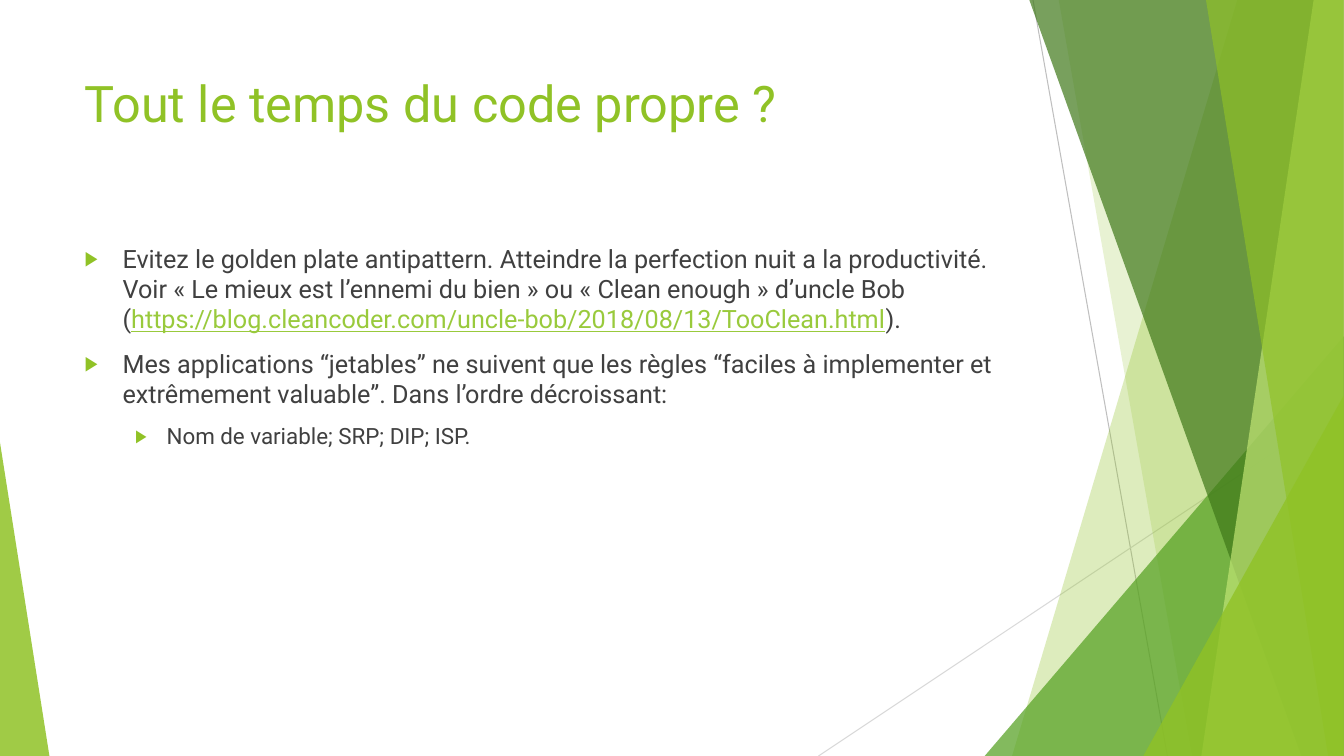
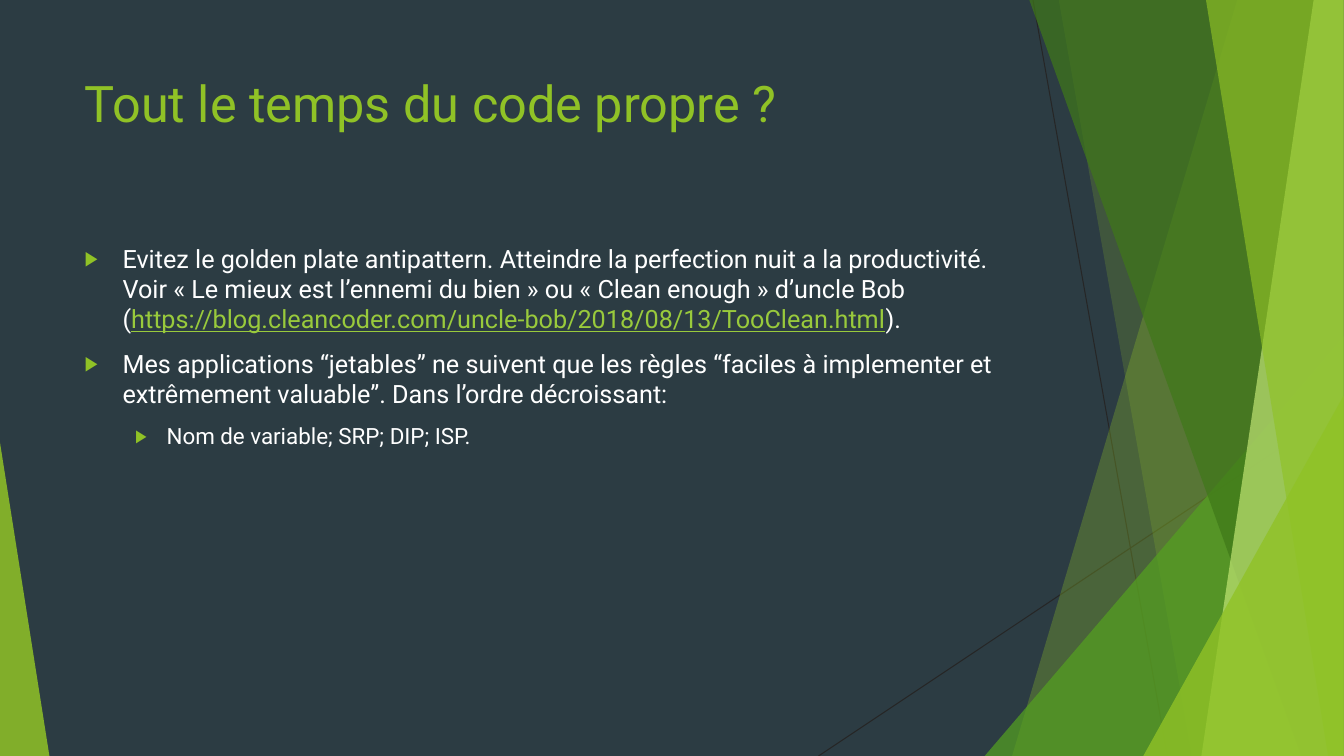
Before and after one commit to worming004/SimpleIsNotEasy, a slide deck: slide 33 of PPT/Easy != Simple.pptx. Drawn at 1344x756 pixels with LibreOffice and Linux fonts; fonts in the diff are those of the drawing. Boxes give left, top, right and bottom in pixels: in the first picture for what was removed or moved away, otherwise in the second. Text is boxed around its words. In the diff, an @@ line names an element or a change of style, - is before the commit and + after.

```diff
--- a/PPT/Easy != Simple.pptx
+++ b/PPT/Easy != Simple.pptx
@@ background #FFFFFF to #2C3C43 @@
@@ line (1033, 0) - (1168, 756): stroke #BFBFBF 0.75 pt to #262626 0.75 pt @@
@@ text "Evitez le golden plate antipattern. ..." at <box>123,249,992,447</box>: text colour #404040 to #FFFFFF in "Evitez le golden plate antipattern. Atteindre la ...", "Mes applications “jetables” ne suivent que les ...", "Nom de variable; SRP; DIP; ISP." @@
@@ line (1344, 406) - (819, 756): stroke #D9D9D9 0.75 pt to #262626 0.75 pt @@
```
Also in this commit, not shown: 34 other slides changed.
